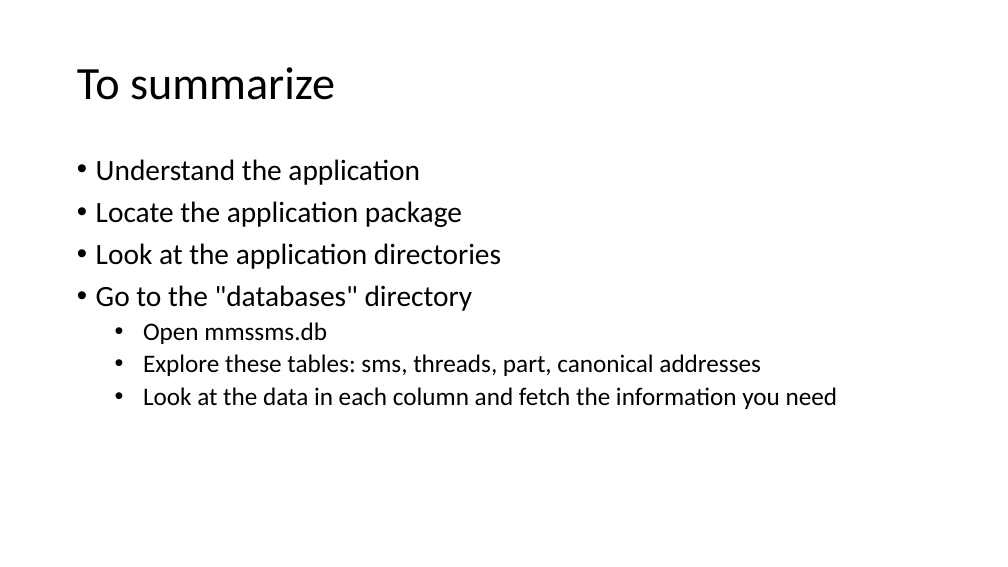
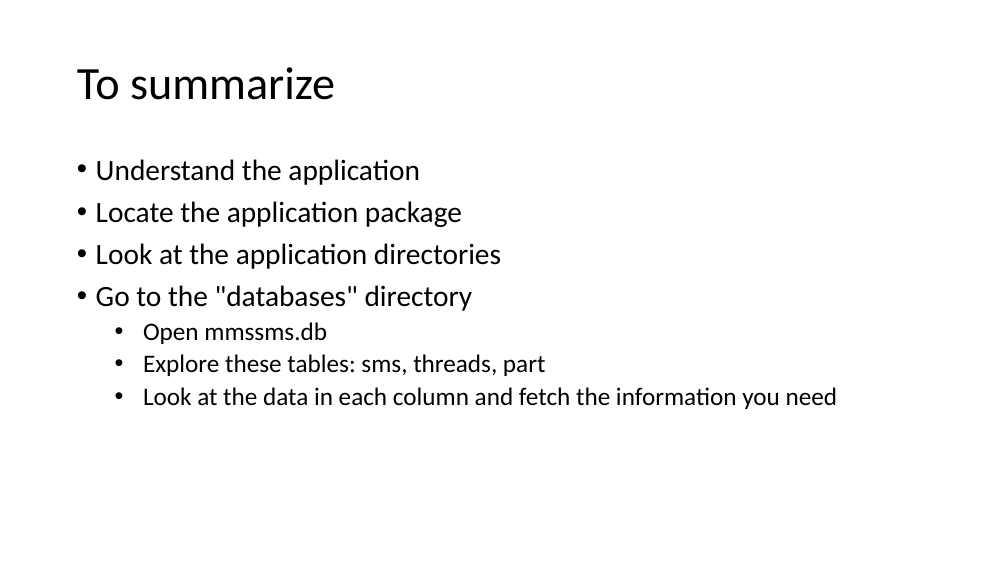
Before and after one commit to frankwxu/digital-forensics-lab, a slide deck: slide 24 of Andriod10/5_1_1_AOSP_App_Investigations_Messaging.pptx (slide 26 before the commit). Drawn at 1008x567 pixels with LibreOffice and Linux fonts; fonts in the diff are those of the drawing; background and template pictures are left out. Boxes give left, top, right and bottom in pixels: in the first picture for what was removed or moved away, otherwise in the second. Text is boxed around its words. In the diff, an @@ line names an element or a change of style, - is before the commit and + after.

```diff
--- a/Andriod10/5_1_1_AOSP_App_Investigations_Messaging.pptx
+++ b/Andriod10/5_1_1_AOSP_App_Investigations_Messaging.pptx
@@ text at bbox=[143, 354, 546, 376]: text changed @@
-  • Explore these tables: sms, threads, part, canonical addresses
+  • Explore these tables: sms, threads, part
```
Also in this commit, not shown: 8 other slides changed, 2 slides removed, 3 other files.
